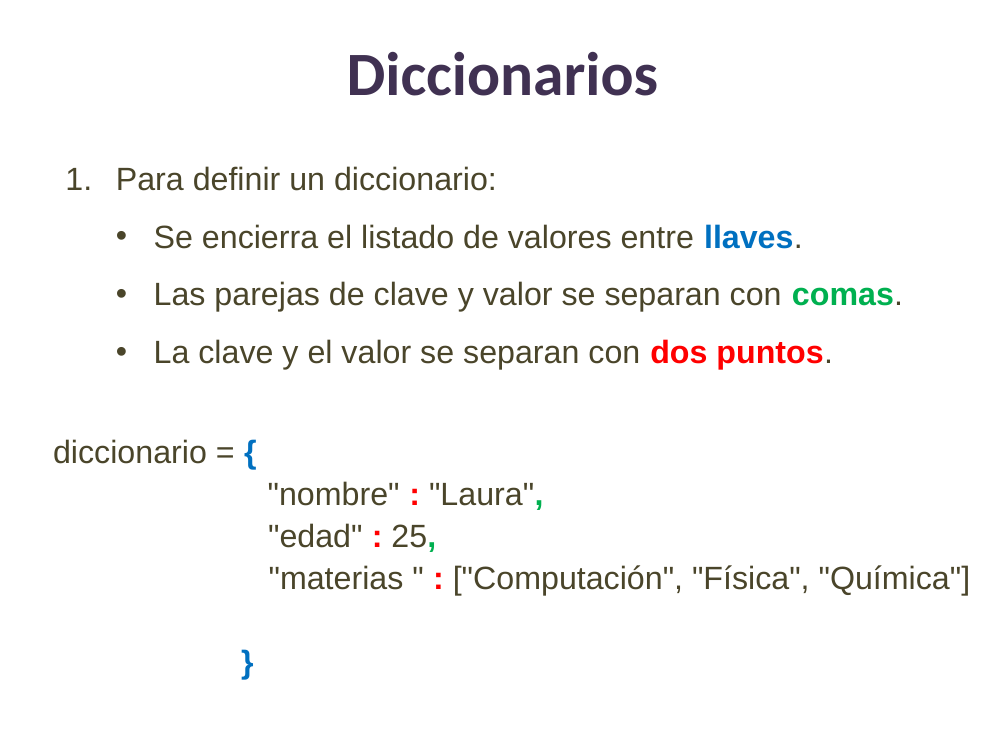
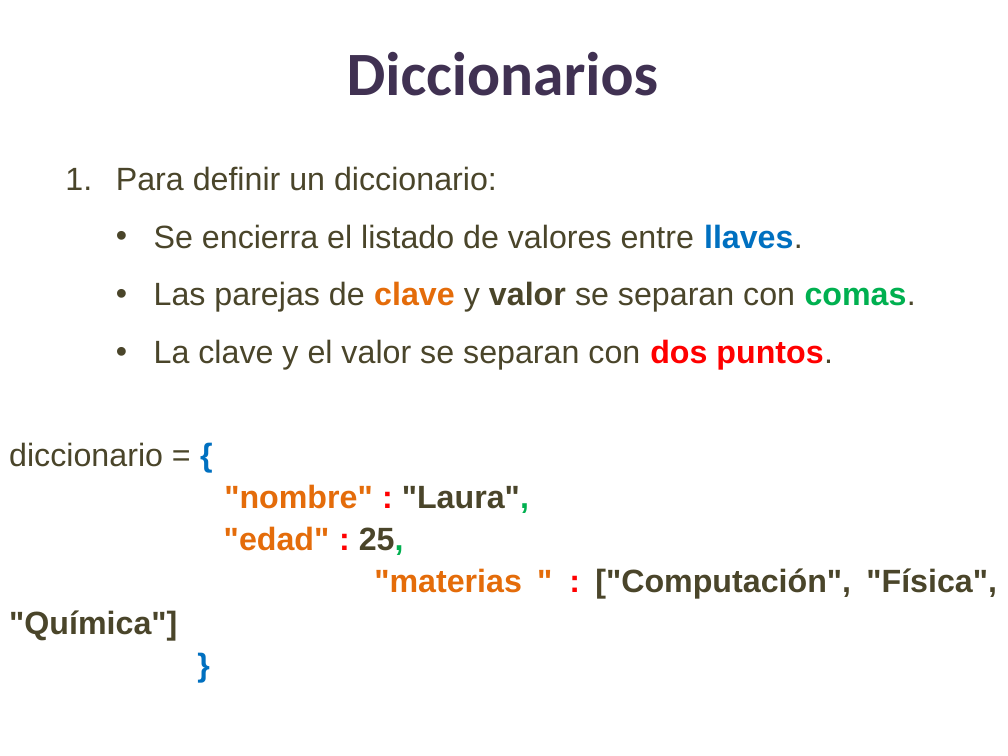
Before and after one commit to lizetheP/Tecnologias, a slide deck: slide 3 of Calendario/Presentaciones/13_Diccionarios.pptx. Drawn at 1008x756 pixels with LibreOffice and Linux fonts; fonts in the diff are those of the drawing. Boxes give left, top, right and bottom in pixels: in the first picture for what was removed or moved away, otherwise in the second. Text is boxed around its words. In the diff, an @@ line names an element or a change of style, - is before the commit and + after.

```diff
--- a/Calendario/Presentaciones/13_Diccionarios.pptx
+++ b/Calendario/Presentaciones/13_Diccionarios.pptx
@@ text at (x1=154, y1=281, x2=916, y2=312): text colour #4A452A to #E46C0A in "clave"; bold on in "clave valor" @@
@@ text "diccionario = {" moved from (x1=53, y1=439, x2=971, y2=595) to (x1=9, y1=442, x2=997, y2=640) @@
@@ text at (x1=9, y1=484, x2=997, y2=640): text colour #4A452A to #E46C0A in ""nombre"", ""edad"", ""materias ""; bold on in ""nombre" "Laura",", ""edad" 25,", ""materias " ["Computación", "Física", "Química"]" @@
```
Also in this commit, not shown: 5 other files.
